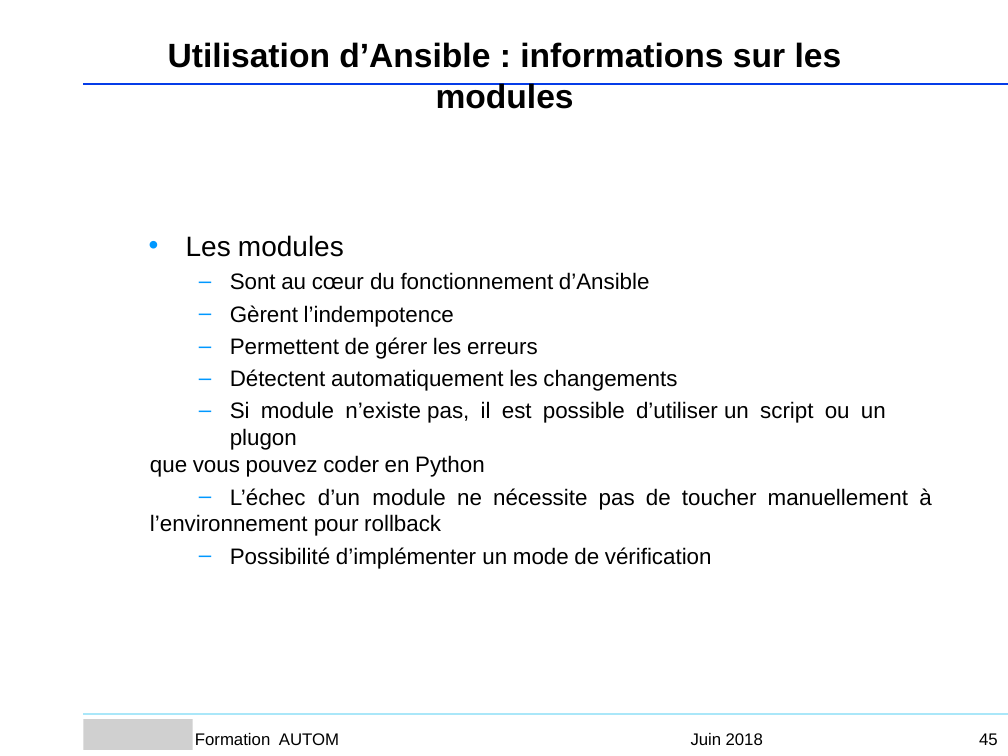
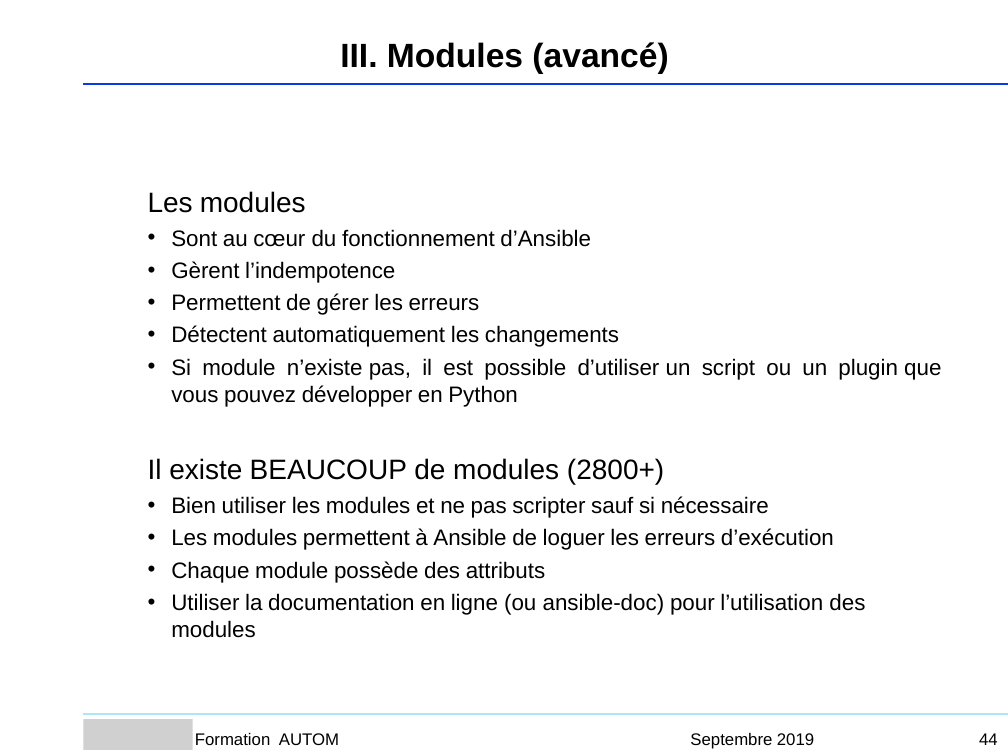
Before and after one commit to Sputnik93/cours_ansible, a slide deck: slide 44 of Ansible_support_cours_AGO.ppt (slide 45 before the commit). Drawn at 1008x756 pixels with LibreOffice and Linux fonts; fonts in the diff are those of the drawing; grey boxes stand for pictures; background and template pictures are left out. Boxes give left, top, right and bottom in pixels: in the first picture for what was removed or moved away, otherwise in the second. Text is boxed around its words. In the diff, an @@ line names an element or a change of style, - is before the commit and + after.

```diff
--- a/Ansible_support_cours_AGO.ppt
+++ b/Ansible_support_cours_AGO.ppt
@@ text at (x1=340, y1=42, x2=668, y2=74): text changed @@
-Utilisation d’Ansible : informations sur les modules
+III. Modules (avancé)
@@ text "Les modules" moved from (x1=150, y1=235, x2=931, y2=569) to (x1=148, y1=191, x2=941, y2=615) @@
@@ text at (x1=148, y1=191, x2=619, y2=347): bullet • to none; bullet – to •; list level 2 to 1 in "Sont au cœur du fonctionnement ..."; bullet colour #0098FF to #000000; list level 2 to 1 in "Gèrent l’indempotence"; list level 2 to 1 in "Permettent de gérer les erreurs"; list level 2 to 1 in "Détectent automatiquement les changements" @@
@@ text at (x1=148, y1=358, x2=941, y2=615): text changed @@
-  – Si module n’existe pas, il est possible d’utiliser un script ou un plugon
-que vous pouvez coder en Python
-  – L’échec d’un module ne nécessite pas de toucher manuellement à
-l’environnement pour rollback
-  – Possibilité d’implémenter un mode de vérification
+• Si module n’existe pas, il est possible d’utiliser un script ou un plugin que vous pouvez développer en Python
+Il existe BEAUCOUP de modules (2800+)
+• Bien utiliser les modules et ne pas scripter sauf si nécessaire
+• Les modules permettent à Ansible de loguer les erreurs d’exécution
+• Chaque module possède des attributs
+• Utiliser la documentation en ligne (ou ansible-doc) pour l’utilisation des modules
@@ text added at (x1=690, y1=733, x2=814, y2=749), 12 pt, text #000000 @@
+Septembre 2019
@@ text removed at (x1=691, y1=733, x2=763, y2=745) @@
-Juin 2018
@@ page number at (x1=979, y1=733, x2=998, y2=745): text changed @@
-45
+44
```
Also in this commit, not shown: 4 other slides changed, 5 slides added, 12 slides removed, 1 other file.
